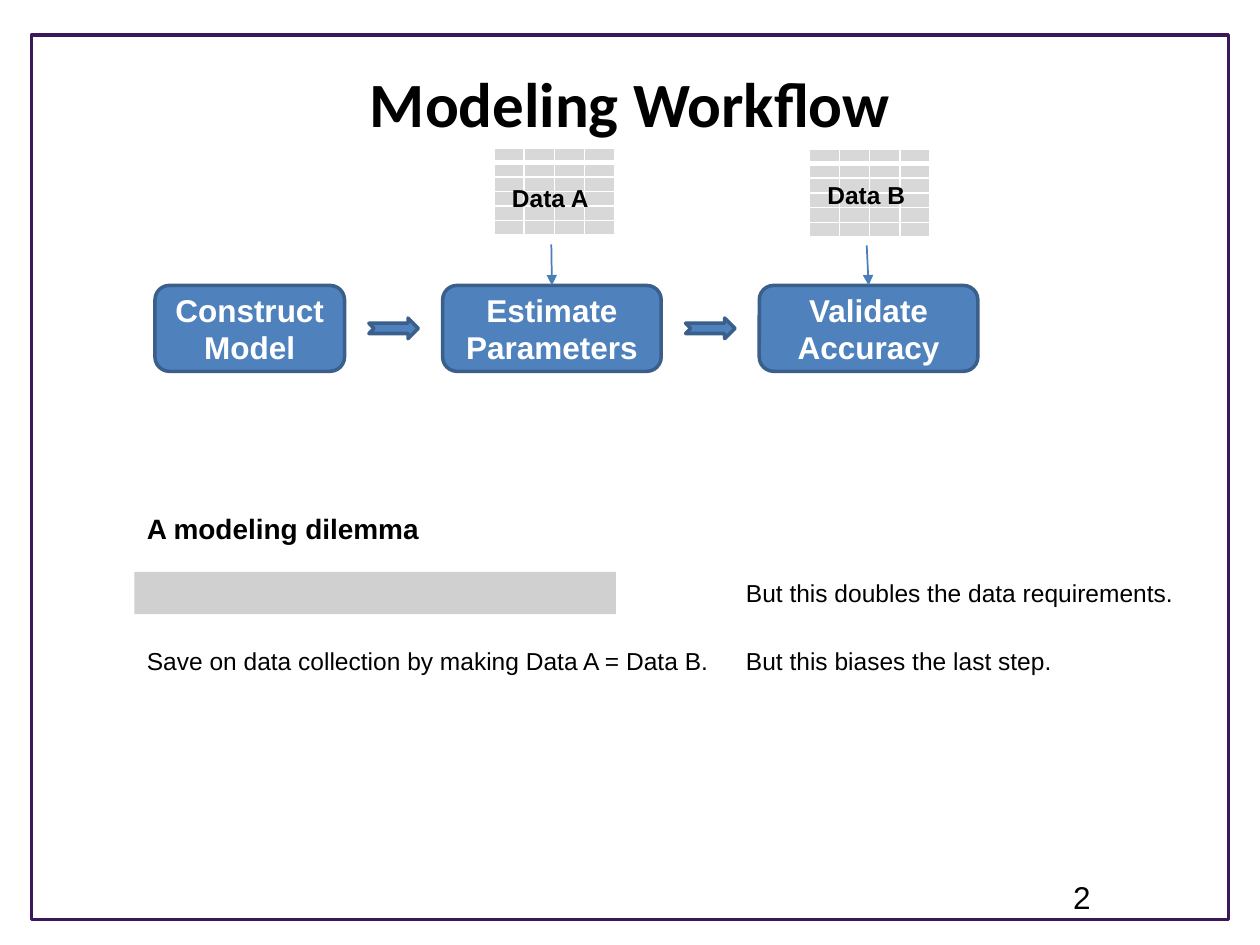
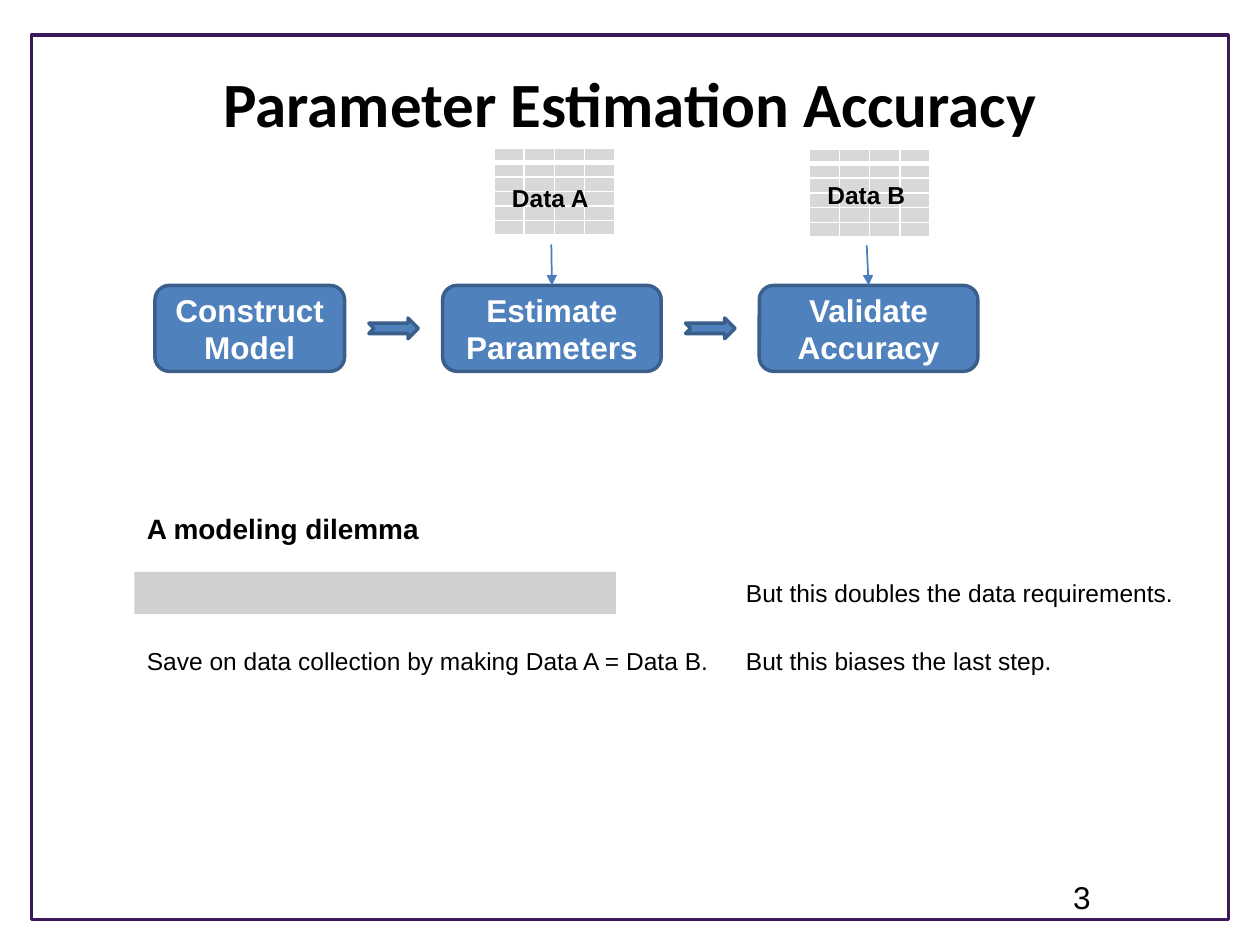
Before and after one commit to ModelEngineering/BIOEN-437, a slide deck: slide 3 of Lectures/Verification-and-Validation/vav_crossvalidation.pptx (slide 2 before the commit). Drawn at 1260x945 pixels with LibreOffice and Linux fonts; fonts in the diff are those of the drawing; grey boxes stand for pictures; background and template pictures are left out. Boxes give left, top, right and bottom in pixels: in the first picture for what was removed or moved away, otherwise in the second. Text is boxed around its words. In the diff, an @@ line names an element or a change of style, - is before the commit and + after.

```diff
--- a/Lectures/Verification-and-Validation/vav_crossvalidation.pptx
+++ b/Lectures/Verification-and-Validation/vav_crossvalidation.pptx
@@ title at bbox=[223, 82, 1036, 137]: text changed @@
-Modeling Workflow
+Parameter Estimation Accuracy
@@ page number at bbox=[1073, 887, 1091, 910]: text changed @@
-2
+3
```
Also in this commit, not shown: 2 other slides changed, 2 slides added.
